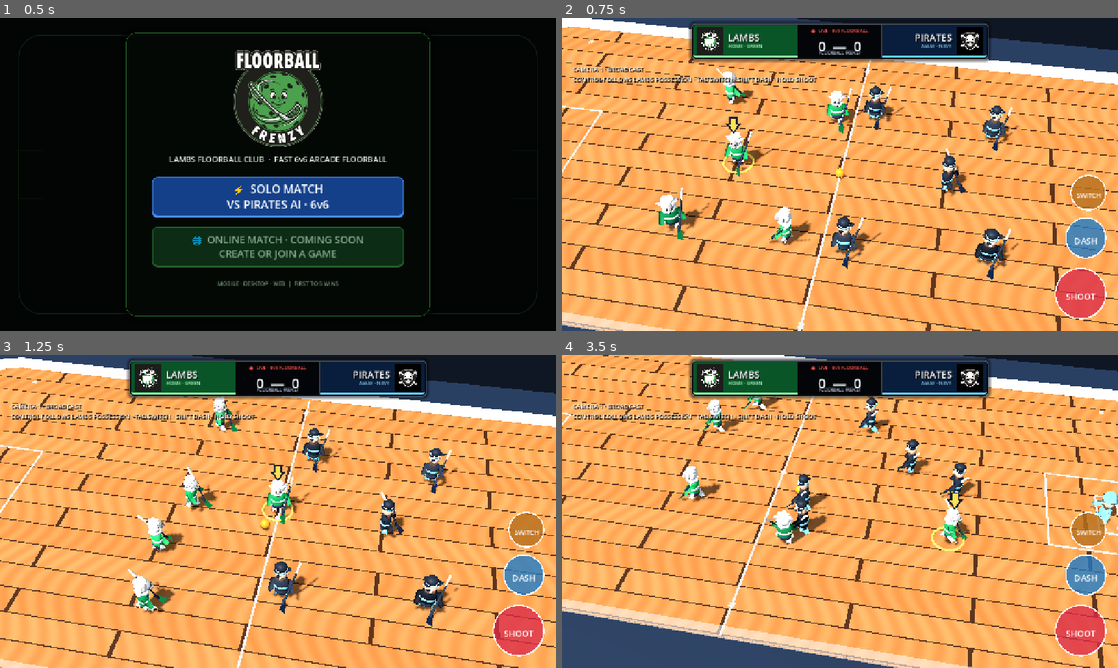
Above: before the commit, frames 1-4 (two rows, left to right).
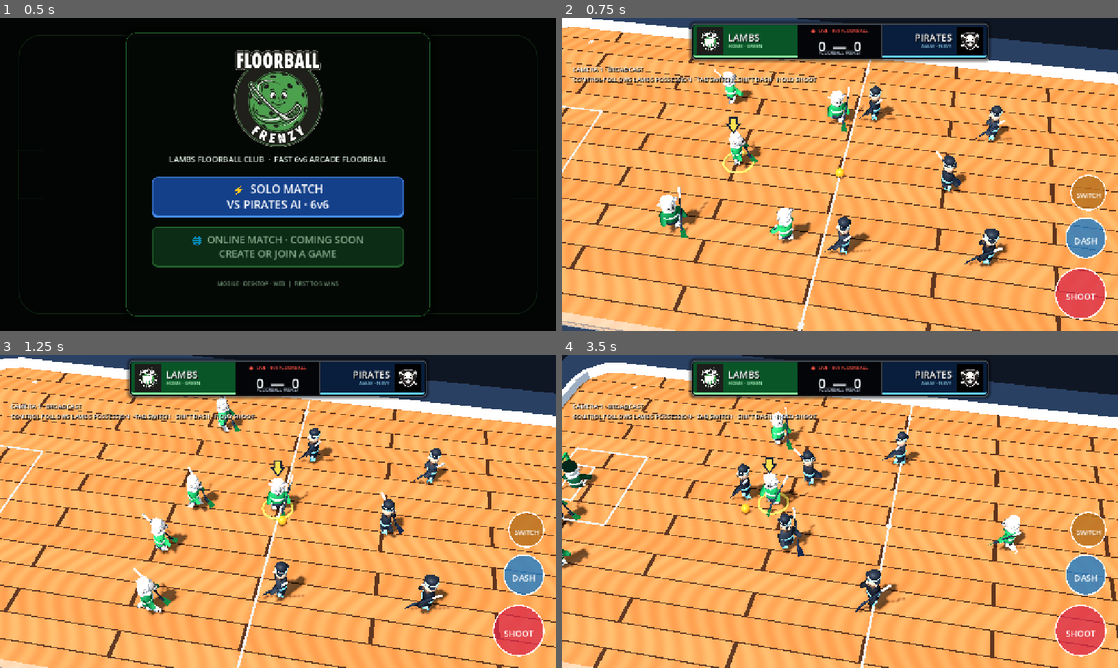
Above: after the commit, the same moments.

Repository: dylanwatsonsoftware/floorball-frenzy-3d
Game: Godot game, scene res://scenes/app/main.tscn
Two runs of this game, one before a commit and one after it. Both use one fixed random seed, a clock stepped at 60 frames per second and the inputs below.
Inputs (mouse positions are in pixels of both pictures, inside the frame that each line leads up to):
- Up to frame 1 (0.5 s): no input
- Up to frame 2 (0.75 s): click "⚡ SOLO MATCH VS PIRATES AI · …" at 0.5 s
- Up to frame 3 (1.25 s): no input
- Up to frame 4 (3.5 s): tap Enter at 1.25 s; move the mouse to (962, 495) at 1.27 s; hold D (move_right) 1.28-2 s; tap Shift (dash) at 1.35 s; click (962, 495) at 1.42 s; drag from (728, 527) to (812, 574) at 2.02 s; move the mouse to (895, 442) at 2.77 s; hold D (move_right) from 2.78 s (still down); tap Backspace (switch_player) at 2.85 s

Frame 1 is identical in both runs. In frame 2, 3.0% of the frame differs, in the area x 16-83%, y 16-84%; in frame 3, 3.5%; in frame 4, 38%, in the area x 0-100%, y 0-100%.
Error in both runs: Cannot call method 'call' on a null value. (res://scripts/gameplay/ball_controller.gd:176)

Commit message:
fix: anchor possession to visible stick blades

Diff:
--- a/scripts/gameplay/ball_controller.gd
+++ b/scripts/gameplay/ball_controller.gd
@@ -249,14 +249,18 @@
 	_refresh_field_players()
 	var participants := []
 	for actor in _field_players:
-		participants.append({
+		var participant := {
 			"position": actor.global_position,
 			"velocity": actor.velocity,
 			"facing": actor.call("get_facing_direction"),
 			"slap_phase": _current_slap_phase() if actor == _slap_actor else &"idle",
 			"actor_id": actor.call("get_actor_id"),
 			"team": actor.call("get_team"),
-		})
+		}
+		var blade := actor.get_node_or_null("StickRig/Blade") as MeshInstance3D
+		if blade != null:
+			participant.blade_target = blade.to_global(blade.get_aabb().get_center())
+		participants.append(participant)
 	return participants
 
 
@@ -341,6 +345,9 @@
 		"velocity": _slap_actor.velocity,
 		"facing": _slap_actor.call("get_facing_direction"),
 	}
+	var blade := _slap_actor.get_node_or_null("StickRig/Blade") as MeshInstance3D
+	if blade != null:
+		participant.blade_target = blade.to_global(blade.get_aabb().get_center())
 	return BallInteractionScript.is_in_blade_pocket(global_position, participant)
 
 
--- a/scripts/gameplay/opponent_controller.gd
+++ b/scripts/gameplay/opponent_controller.gd
@@ -29,6 +29,7 @@
 
 
 func _ready() -> void:
+	rotation.y = atan2(_facing_direction.x, _facing_direction.z)
 	_ball = get_parent().get_node("Ball") as MeshInstance3D
 	_player = get_parent().get_node("Player") as CharacterBody3D
 	_dash_streak = get_node_or_null("DashStreak") as Node3D
--- a/scripts/gameplay/player_controller.gd
+++ b/scripts/gameplay/player_controller.gd
@@ -29,6 +29,7 @@
 
 
 func _ready() -> void:
+	rotation.y = atan2(_facing_direction.x, _facing_direction.z)
 	_mobile_controls = get_node_or_null("../../HUD/MobileControls") as Control
 	_dash_streak = get_node_or_null("DashStreak") as Node3D
 	_fuego_aura = get_node_or_null("FuegoAura") as MeshInstance3D
--- a/scripts/gameplay/squad_ai_controller.gd
+++ b/scripts/gameplay/squad_ai_controller.gd
@@ -25,6 +25,7 @@
 	_ball = get_parent().get_node("Ball") as Node3D
 	_mobile_controls = get_node_or_null("../../HUD/MobileControls") as Control
 	_facing_direction = Vector3.RIGHT if get_team() == &"red" else Vector3.LEFT
+	rotation.y = atan2(_facing_direction.x, _facing_direction.z)
 	_control_ring = get_node_or_null("ControlRing") as MeshInstance3D
 	_dash_streak = get_node_or_null("DashStreak") as Node3D
 
--- a/scripts/simulation/ball_interaction.gd
+++ b/scripts/simulation/ball_interaction.gd
@@ -100,10 +100,14 @@
 		return {}
 	var right := Vector2(-facing.y, facing.x)
 	var player_planar := Vector2(participant.position.x, participant.position.z)
+	var target := player_planar + facing * BLADE_FORWARD_OFFSET + right * BLADE_RIGHT_OFFSET
+	if participant.has("blade_target"):
+		var blade_target: Vector3 = participant.blade_target
+		target = Vector2(blade_target.x, blade_target.z)
 	return {
 		"facing": facing,
 		"right": right,
-		"target": player_planar + facing * BLADE_FORWARD_OFFSET + right * BLADE_RIGHT_OFFSET,
+		"target": target,
 		"player": player_planar,
 	}
 
--- a/tests/possession_scene_test.gd
+++ b/tests/possession_scene_test.gd
@@ -36,6 +36,14 @@
 	if not ball.has_method("is_controlled_by") or not ball.call("is_controlled_by", &"red"):
 		fail("Live ball gameplay must persist red stick ownership after capture")
 		return
+	for frame in 30:
+		await physics_frame
+	var blade := player.get_node("StickRig/Blade") as MeshInstance3D
+	var blade_world_center := blade.to_global(blade.get_aabb().get_center())
+	var carried_gap := Vector2(ball.global_position.x, ball.global_position.z).distance_to(Vector2(blade_world_center.x, blade_world_center.z))
+	if carried_gap > 0.36:
+		fail("A possessed ball must settle visibly onto the actual blade instead of an obsolete physics offset; gap=%s ball=%s blade=%s" % [carried_gap, ball.global_position, blade_world_center])
+		return
 	ball.position = Vector3(0.0, 0.22, 0.0)
 	ball.ball_velocity = Vector3.ZERO
 
@@ -66,7 +74,8 @@
 		fail("Reliable-shot setup must begin with real red possession")
 		return
 	ball.call("begin_slap", Vector2.RIGHT, 0.7)
-	ball.position = player.position + Vector3(2.3, -0.53, 0.75)
+	blade_world_center = blade.to_global(blade.get_aabb().get_center())
+	ball.position = Vector3(blade_world_center.x + 0.9, 0.22, blade_world_center.z)
 	await physics_frame
 	if not ball.call("is_controlled_by", &"red"):
 		fail("A ball inside the retained carry zone must remain possessed during backswing")
--- a/tests/squad_scene_test.gd
+++ b/tests/squad_scene_test.gd
@@ -113,14 +113,18 @@
 	Input.action_release("shoot")
 	ball.call("reset_for_faceoff")
 	var blue_two := scene.get_node("Arena/BlueTeammate2") as CharacterBody3D
+	blue_two.set_physics_process(false)
 	blue_two.position = Vector3(2.0, 0.75, 0.0)
-	ball.position = blue_two.position + Vector3(-0.9, -0.53, -0.75)
+	var blue_two_blade := blue_two.get_node("StickRig/Blade") as MeshInstance3D
+	var blue_two_blade_center := blue_two_blade.to_global(blue_two_blade.get_aabb().get_center())
+	ball.position = Vector3(blue_two_blade_center.x, 0.22, blue_two_blade_center.z)
 	ball.ball_velocity = Vector3.ZERO
 	await physics_frame
 	await physics_frame
 	if not ball.call("is_controlled_by_actor", &"blue_2"):
-		fail("AI passing setup must begin with blue_2 possession")
+		fail("AI passing setup must begin with blue_2 possession; ball=%s blade=%s facing=%s owner=%s" % [ball.global_position, blue_two_blade_center, blue_two.call("get_facing_direction"), ball.call("get_control_owner_actor_id")])
 		return
+	blue_two.set_physics_process(true)
 	scene.get_node("Arena/Player").position = Vector3(1.2, 0.75, 0.1)
 	ball.call("_update_ai_pass", 1.0)
 	if ball.call("is_controlled_by_actor", &"blue_2") or Vector2(ball.ball_velocity.x, ball.ball_velocity.z).length() < 7.0:
